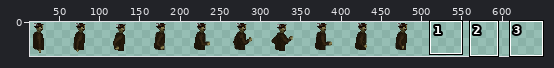
One commit to this sprite sheet: WebsiteBackend/GameClient/images/hotzenplotzUpper.png. The first picture is a wide view before the edit; the outline marks the close-up.
Close-up. Before the edit:
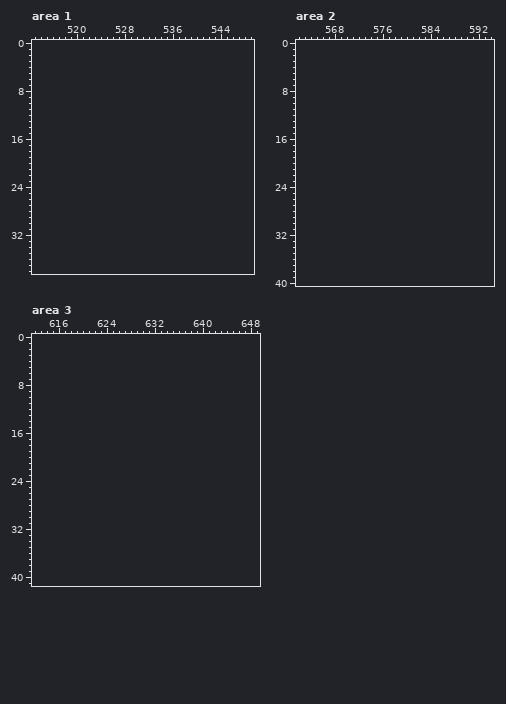
The file is 500x50 pixels. Colours within 5 levels of each other are drawn and written as one. Shown: area 1: x 513..549, y 0..38; area 2: x 562..594, y 0..40; area 3: x 612..649, y 0..41. The old version is drawn lined up with the new one, on the new canvas. The wide view leaves out empty margins.
Palette (. is transparent): 
After:
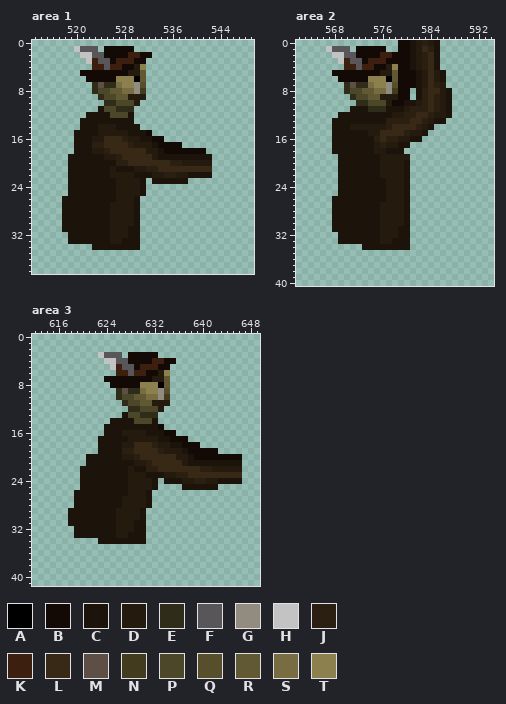
Colours new in this view: A #000000  B #140a05  C #1c140a  D #241a0d  E #302c1a  F #595659  G #918c7f  H #c3c3c3  J #2b1f11  K #3d1f0f  L #382917  M #5e4f46  N #423b1e  P #4d472a  Q #574e2c  R #615933  S #786d42  T #8c804f
Edits made:
canvas 500x50 -> 650x50
Area 1:
y 1: x 520..523 .... -> HFFF; x 525..529 ..... -> BBBBB
y 2: x 521..532 ............ -> HHFFBBBBKKBB
y 3: x 522..531 .......... -> HKFFBKKKBB
y 4: x 523..531 ......... -> KKFKKBBDT
y 5: x 521..531 ........... -> BBBBBBBBDDR
y 6: x 522..531 .......... -> BBBBBTTTAR
y 7: x 523..531 ......... -> EMEESTTGQ
y 8: x 523..531 ......... -> EPPRRSSGN
y 9: x 524..531 ........ -> EPPRRDDD
y 10: x 525..530 ...... -> EEPPPD
y 11: x 524..529 ...... -> CPPEEE
y 12: x 522..529 ........ -> CCCCPPPC
y 13: x 521..529 ......... -> CCCCCCCCC
y 14: x 521..530 .......... -> CCCDDDCCCC
y 15: x 520..532 ............. -> CCCCDDDDDCCCB
y 16: x 520..534 ............... -> CCCDDLLLJDDCCBB
y 17: x 520..537 .................. -> CCCJJLLLLJDDDCBBBB
y 18: x 520..541 ...................... -> CCCDDJLLLLLLDDCBBBBBBB
y 19: x 519..542 ........................ -> CCCCCCDDJLLLLLDCCCCCCCCC
y 20: x 519..542 ........................ -> CCCCCCCCJJLLLLLLLJJDDDDD
y 21: x 519..542 ........................ -> CCCCCCCDCCCDDJJLLLLLLLLL
y 22: x 519..542 ........................ -> CCCCCCCDDDDCCCDDJJDDCCCC
y 23: x 519..531 ............. -> CCCCCCCCDDDDC; x 533..538 ...... -> CCCCCC
y 24..25: x 519..531 ............. -> CCCCCCCCDDDDC
y 26: x 518..530 ............. -> CCCCCCCCCDDDC
y 27..30: x 518..530 ............. -> CCCCCCCCDDDDC
y 31: x 518..530 ............. -> CCCCCCCCDDDCC
y 32: x 519..530 ............ -> CCCCCCCDDDCC
y 33: x 519..530 ............ -> CCCCCCCDDCCC
y 34: x 523..530 ........ -> CCCCCCCC
Area 2:
y 0: x 579..585 ....... -> BBCDJDC
y 1: x 567..570 .... -> HFFF; x 572..576 ..... -> BBBBB; x 579..585 ....... -> BBCDLJC
y 2: x 568..585 .................. -> HHFFBBBBKKBBBCDJLC
y 3: x 569..585 ................. -> HKFFBKKKBBBBCDJLC
y 4: x 570..585 ................ -> KKFKKBBDTBBCDJLC
y 5: x 568..586 ................... -> BBBBBBBBDDRBBBCDLDC
y 6: x 569..586 .................. -> BBBBBTTTARBBBCDLDC
y 7: x 570..586 ................. -> EMEESTTGQBBBCDLJD
y 8: x 570..580 ........... -> EPPRRSSGNBB; x 582..587 ...... -> CJLLDC
y 9: x 571..580 .......... -> EPPRRDDDBB; x 582..587 ...... -> CJLJDC
y 10: x 572..587 ................ -> EEPPPDBBCCDJLJDC
y 11: x 571..587 ................. -> CCCEEECCCDJJJLJDC
y 12: x 569..587 ................... -> CCCCCCCCCDDJJLLJDDC
y 13: x 568..586 ................... -> CCCCCCCCCJJJJLLJDCC
y 14: x 568..584 ................. -> CCCDDDDDDJLLLLJDC
y 15: x 568..583 ................ -> CCCCCCDDLLLLJDDC
y 16: x 568..582 ............... -> CCCCCCCJLJJDDCC
y 17: x 568..580 ............. -> CCCCCCCDJDDCC
y 18: x 568..579 ............ -> CCCCCCCDDCCC
y 19: x 569..580 ............ -> CCCCCCCDDDDD
y 20..22: x 569..580 ............ -> CCCCCCCDDDDC
y 23..25: x 569..580 ............ -> CCCCCCCCDDDC
y 26: x 568..580 ............. -> CCCCCCCCCDDDC
y 27..30: x 568..580 ............. -> CCCCCCCCDDDDC
y 31: x 568..580 ............. -> CCCCCCCCDDDCC
y 32: x 569..580 ............ -> CCCCCCCDDDCC
y 33: x 569..580 ............ -> CCCCCCCDDCCC
y 34: x 573..580 ........ -> CCCCCCCC
Area 3:
y 3: x 623..626 .... -> HFFF; x 628..632 ..... -> BBBBB
y 4: x 624..635 ............ -> HHFFBBBBKKBB
y 5: x 625..634 .......... -> HKFFBKKKBB
y 6: x 626..634 ......... -> KKFKKBBDT
y 7: x 624..634 ........... -> BBBBBBBBDDR
y 8: x 625..634 .......... -> BBBBBTTTAR
y 9: x 626..634 ......... -> EMEESTTGQ
y 10: x 626..634 ......... -> EPPRRSSGN
y 11: x 627..634 ........ -> EPPRRDDD
y 12: x 628..633 ...... -> EEPPPD
y 13: x 627..632 ...... -> CPPEEE
y 14: x 625..632 ........ -> CCCCPPPC
y 15: x 624..633 .......... -> CCCCCCCCCB
y 16: x 624..635 ............ -> CCCDDDDCCCBB
y 17: x 623..637 ............... -> CCCCCDDDDDCCBBB
y 18: x 623..639 ................. -> CCCCDDLLLJDDCCBBB
y 19: x 623..642 .................... -> CCCCJJLLLLJDDDCBBBBB
y 20: x 621..646 .......................... -> CCCCCCDDJLLLLLLDDCBBBBBBBB
y 21: x 621..646 .......................... -> CCCCCCCCDDJLLLLLDCCCCCCCCC
y 22: x 620..646 ........................... -> CCCCCCCCDCCJJLLLLLLLJJDDDDD
y 23: x 620..646 ........................... -> CCCCCCCCDDDCCCDDJJLLLLLLLLL
y 24: x 620..632 ............. -> CCCCCCCCDDDDC; x 634..646 ............. -> CCCDDJJDDCCCC
y 25: x 620..632 ............. -> CCCCCCCCDDDDC; x 637..642 ...... -> CCCCCC
y 26: x 619..631 ............. -> CCCCCCCCCDDDC
y 27..28: x 619..631 ............. -> CCCCCCCCDDDDC
y 29..30: x 618..630 ............. -> CCCCCCCCDDDDC
y 31: x 618..630 ............. -> CCCCCCCCDDDCC
y 32: x 619..630 ............ -> CCCCCCCDDDCC
y 33: x 619..630 ............ -> CCCCCCCDDCCC
y 34: x 623..630 ........ -> CCCCCCCC
Where, in picture pixels (left, top, right, bottom), the same in both close-ups:
added: (62, 46, 212, 250)
added: (326, 40, 452, 250)
added: (68, 352, 242, 544)
